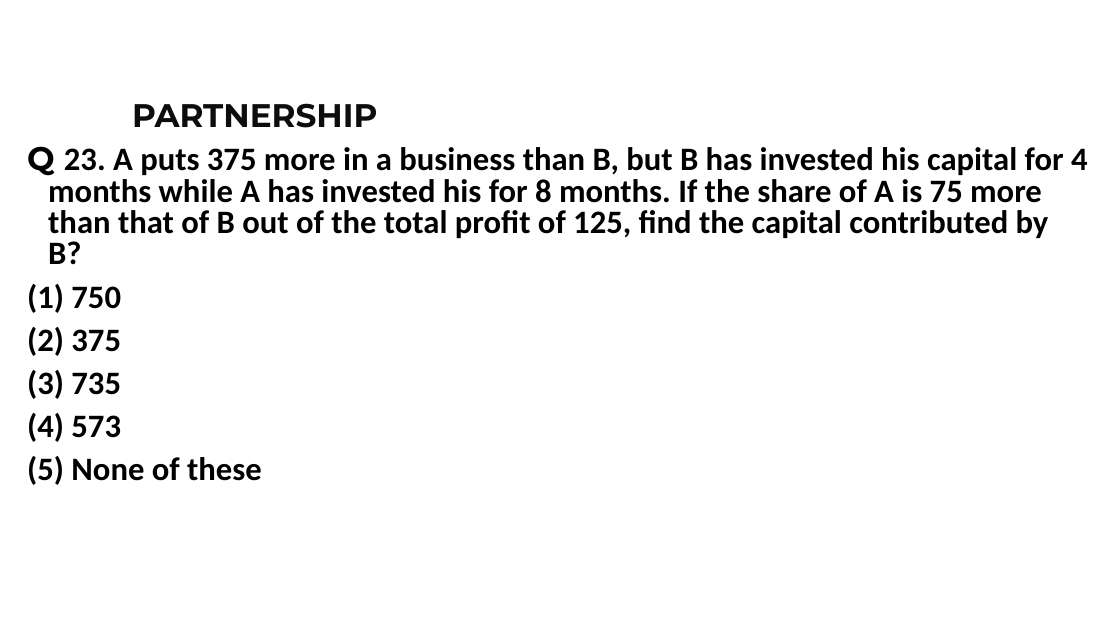
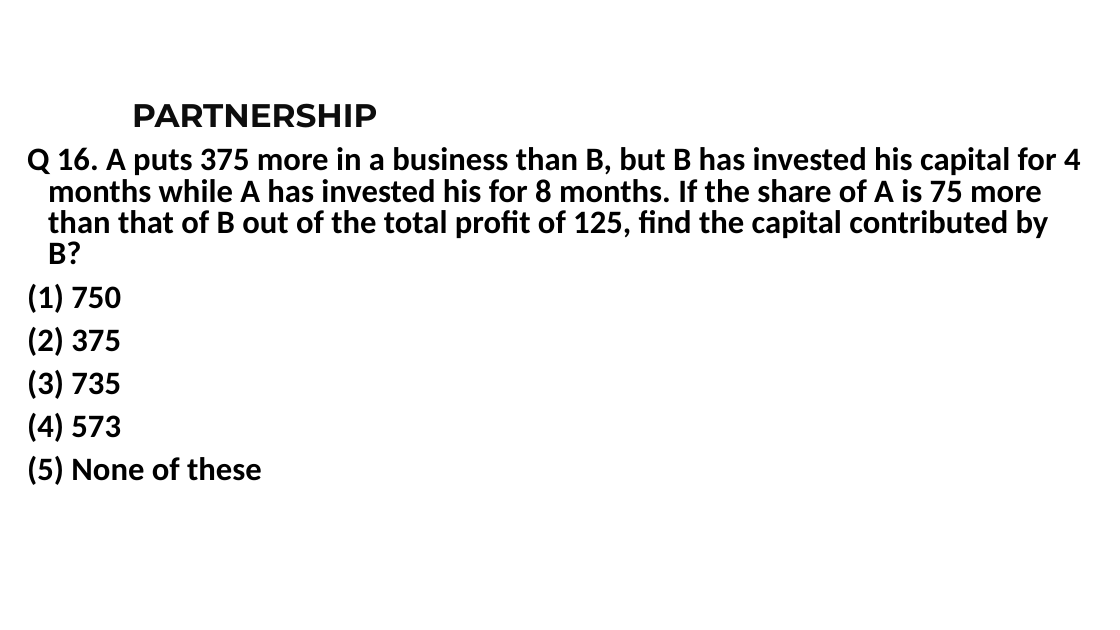
Before and after one commit to Harshita251005/BE-CSE-3RD-YEAR, a slide deck: slide 35 of NALR/11. Partnership.pptx (slide 49 before the commit). Drawn at 1120x630 pixels with LibreOffice and Linux fonts; fonts in the diff are those of the drawing; background and template pictures are left out. Boxes give left, top, right and bottom in pixels: in the first picture for what was removed or moved away, otherwise in the second. Text is boxed around its words. In the diff, an @@ line names an element or a change of style, - is before the commit and + after.

```diff
--- a/NALR/11. Partnership.pptx
+++ b/NALR/11. Partnership.pptx
@@ text at (27,147,1081,264): text changed @@
-Q 23. A puts 375 more in a business than B, but B has invested his capital for 4 months while A has invested his for 8 months. If the share of A is 75 more than that of B out of the total profit of 125, find the capital contributed by B?
+Q 16. A puts 375 more in a business than B, but B has invested his capital for 4 months while A has invested his for 8 months. If the share of A is 75 more than that of B out of the total profit of 125, find the capital contributed by B?
```
Also in this commit, not shown: 38 other slides changed, 1 slide added, 16 slides removed, 24 other files.
